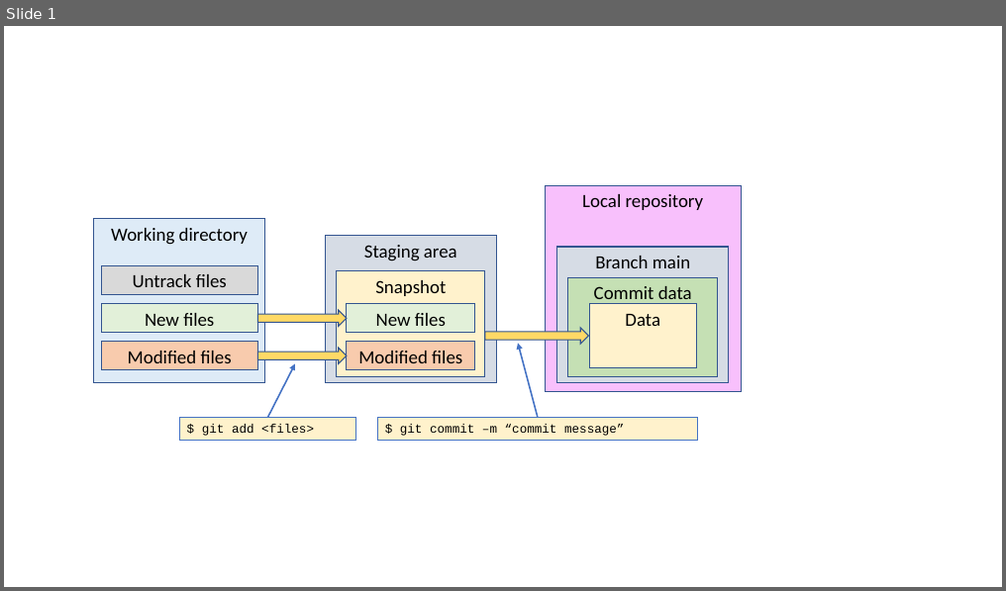
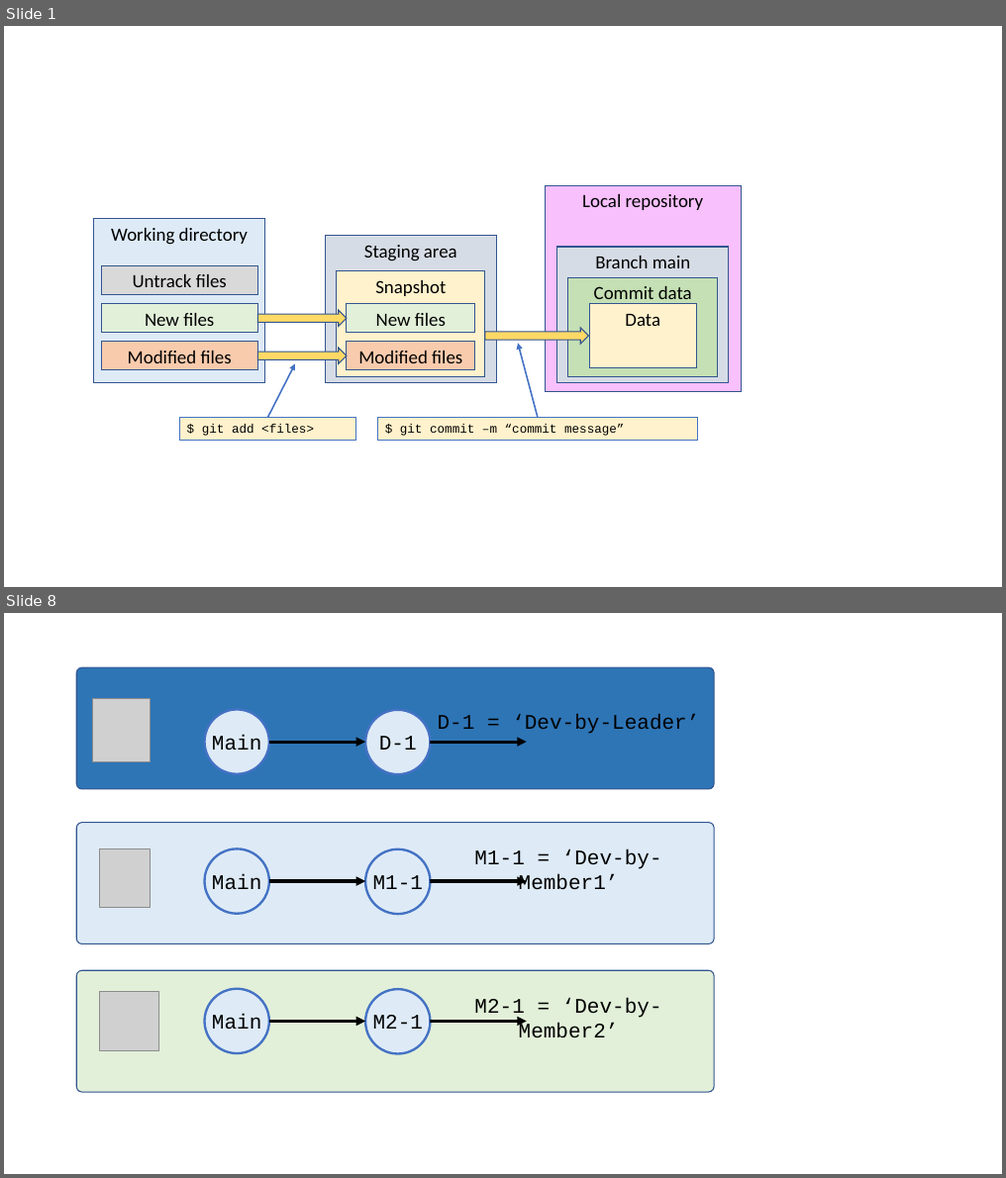
Before and after one commit to COM-LAB-I-2565/COM-LAB-I-LabSheet-2, a slide deck: Documents/Image & capture.pptx. Shown one above the other, each under a label of ours: slide 1 before the commit, slides 1 and 8 after it; the slides between them are not shown. The pictures are 1006x591 and 1006x1178 pixels, drawn with LibreOffice and Linux fonts; fonts in the diff are those of the drawing; grey boxes stand for pictures. Boxes give left, top, right and bottom in pixels: in the first picture for what was removed or moved away, otherwise in the second. Text is boxed around its words. In the diff, an @@ line names an element or a change of style, - is before the commit and + after.

```diff
--- a/Documents/Image & capture.pptx
+++ b/Documents/Image & capture.pptx
@@ slide 8 added at [4, 613, 1002, 1174], background #FFFFFF @@
@@ rounded rectangle added at [76, 667, 715, 789], fill #2E75B6, outline #325491 1 pt @@
@@ picture added at [92, 699, 150, 762] @@
@@ ellipse added at [205, 710, 269, 774], fill #DEEBF7, outline #4472C4 2.25 pt @@
@@ ellipse added at [365, 710, 430, 774], fill #DEEBF7, outline #4472C4 2.25 pt @@
@@ text added at [438, 714, 699, 734], 20 pt, text #000000 @@
+D-1 = ‘Dev-by-Leader’
@@ text added at [212, 735, 261, 750], 20 pt, text #000000 @@
+Main
@@ arrow added from (269, 742) to (365, 742), #000000 3 pt @@
@@ text added at [379, 736, 417, 750], 20 pt, text #000000 @@
+D-1
@@ arrow added from (430, 742) to (527, 742), #000000 3 pt @@
@@ rounded rectangle added at [76, 823, 715, 944], fill #DEEBF7, outline #325491 1 pt @@
@@ picture added at [99, 849, 150, 908] @@
@@ ellipse added at [205, 849, 269, 913], fill #DEEBF7, outline #4472C4 2.25 pt @@
@@ ellipse added at [365, 850, 430, 914], fill #DEEBF7, outline #4472C4 2.25 pt @@
@@ text added at [474, 850, 662, 890], 20 pt, text #000000 @@
+M1-1 = ‘Dev-by-Member1’
@@ text added at [212, 874, 261, 889], 20 pt, text #000000 @@
+Main
@@ text added at [373, 875, 423, 889], 20 pt, text #000000 @@
+M1-1
@@ arrow added from (269, 881) to (365, 881), #000000 3 pt @@
@@ arrow added from (430, 881) to (527, 881), #000000 3 pt @@
@@ rounded rectangle added at [76, 970, 715, 1092], fill #E2F0D9, outline #325491 1 pt @@
@@ picture added at [99, 992, 159, 1051] @@
@@ ellipse added at [205, 989, 269, 1054], fill #DEEBF7, outline #4472C4 2.25 pt @@
@@ ellipse added at [365, 989, 430, 1054], fill #DEEBF7, outline #4472C4 2.25 pt @@
@@ text added at [474, 998, 662, 1039], 20 pt, text #000000 @@
+M2-1 = ‘Dev-by-Member2’
@@ text added at [212, 1014, 261, 1029], 20 pt, text #000000 @@
+Main
@@ arrow added from (269, 1022) to (365, 1022), #000000 3 pt @@
@@ text added at [373, 1015, 423, 1029], 20 pt, text #000000 @@
+M2-1
@@ arrow added from (430, 1022) to (527, 1022), #000000 3 pt @@
```
Also in this commit, not shown: 24 other slides added.
